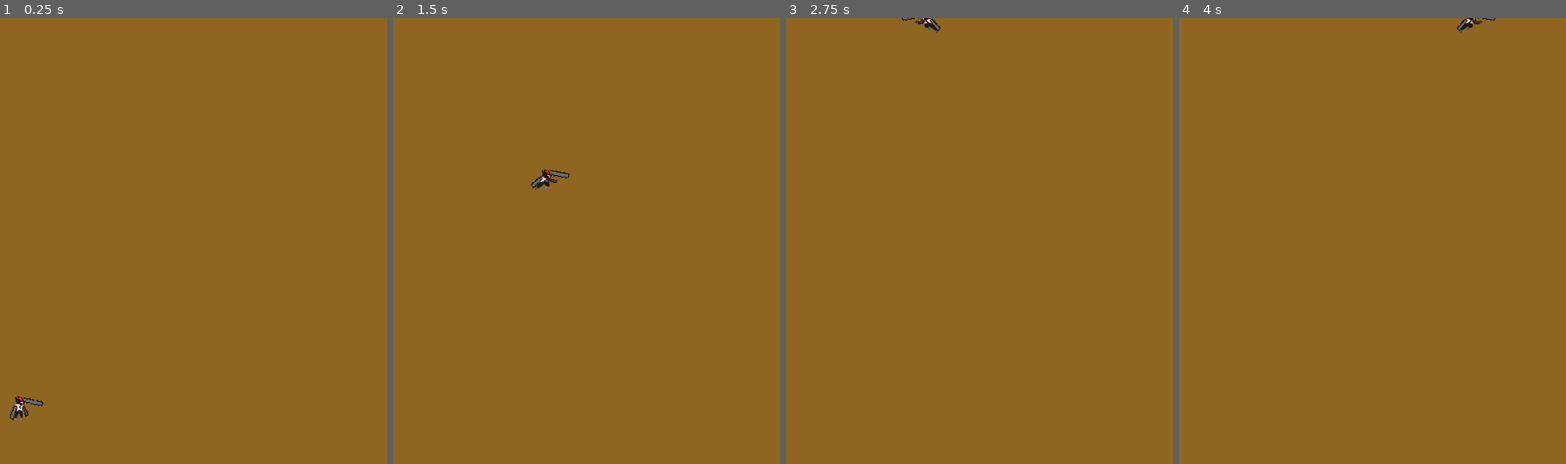
Above: before the commit, frames 1-4 (left to right).
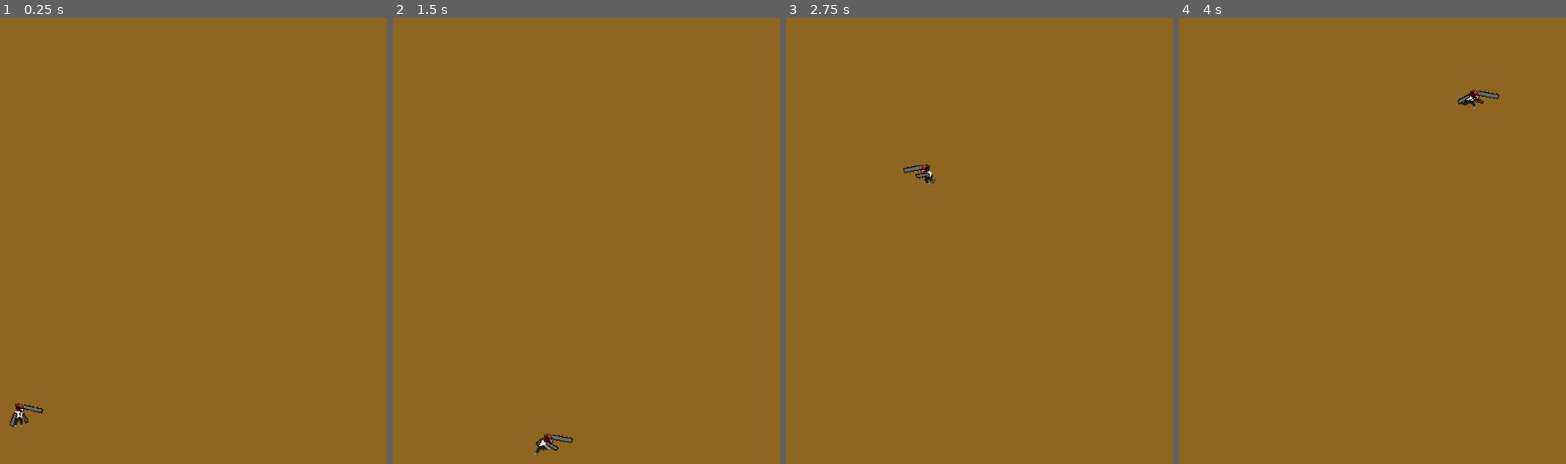
Above: after the commit, the same moments.

Repository: Josiassejod1/ChainSawMan
Game: Godot game, scene res://scenes/Main.tscn
Two runs of this game, one before a commit and one after it. Both use one fixed random seed, a clock stepped at 60 frames per second and the inputs below.
Inputs:
- Up to frame 1 (0.25 s): no input
- Up to frame 2 (1.5 s): hold Up (ui_up) 0.53-1.28 s; hold Right (ui_right) from 0.53 s (still down); tap Space (space) at 1.35 s
- Up to frame 3 (2.75 s): tap Up (ui_up) at 1.52, 1.55, 1.82 s; release Right (ui_right) at 2.03 s; hold Left (ui_left) from 2.03 s (still down); hold Up (ui_up) from 2.03 s (still down)
- Up to frame 4 (4 s): release Left (ui_left) at 2.78 s; release Up (ui_up) at 2.78 s; hold Right (ui_right) from 2.78 s (still down); tap Space (space) at 2.85 s; tap Up (ui_up) at 3.02, 3.05, 3.32 s; hold Up (ui_up) from 3.53 s (still down)

The runs differ from the first frame. In frame 1, 0.3% of the frame differs, in the area x 2-12%, y 84-92%; in frame 2, 0.4%, in the area x 35-47%, y 33-99%; in frame 3, 0.3%; in frame 4, 0.3%.

Commit message:
prevent double jumping

Diff:
--- a/scenes/player.tscn
+++ b/scenes/player.tscn
@@ -340,5 +340,5 @@
 script = SubResource("GDScript_xs5p6")
 
 [node name="CollisionShape2D" type="CollisionShape2D" parent="."]
-position = Vector2(5, 4)
+position = Vector2(8, 8)
 shape = SubResource("RectangleShape2D_j4pdj")
--- a/scripts/player.gd
+++ b/scripts/player.gd
@@ -1,28 +1,27 @@
 extends CharacterBody2D
 
 
-const SPEED = 300.0
+const SPEED = 200.0
+var GRAVITY = 15
+var JUMP = 25
+@onready var _animated_sprite = $animation
+var screen_size
+var can_jump = true
+var HEIGHT = 15
 
-# Get the gravity from the project settings to be synced with RigidBody nodes.
-var GRAVITY = 10
-var JUMP = 25
-
-
-@onready var _animated_sprite = $animation
-# Called when the node enters the scene tree for the first time.
-
-@export var speed = 200
-var screen_size
 
 func _ready():
 	screen_size = get_viewport_rect().size
 
 func _physics_process(delta):
 	velocity.y += GRAVITY
-	if Input.is_action_pressed("ui_up"):
+	if Input.is_action_just_pressed("ui_up") and can_jump:
 		_animated_sprite.play("jump")
-		velocity.y += -JUMP
+		velocity.y += -JUMP * HEIGHT
 	move_and_slide()
+
+	if is_on_floor():
+		can_jump = true
 # Called every frame. 'delta' is the elapsed time since the previous frame.
 func _process(delta):
 	var velocity = Vector2.ZERO # The player's movement vector.
@@ -42,6 +41,6 @@
 	else:
 		_animated_sprite.play("idle")
 
-	position += velocity * delta * speed
+	position += velocity * delta * SPEED
 	position.x =  clamp(position.x, 0, screen_size.x)
 	position.y =  clamp(position.y, 0, screen_size.y)
